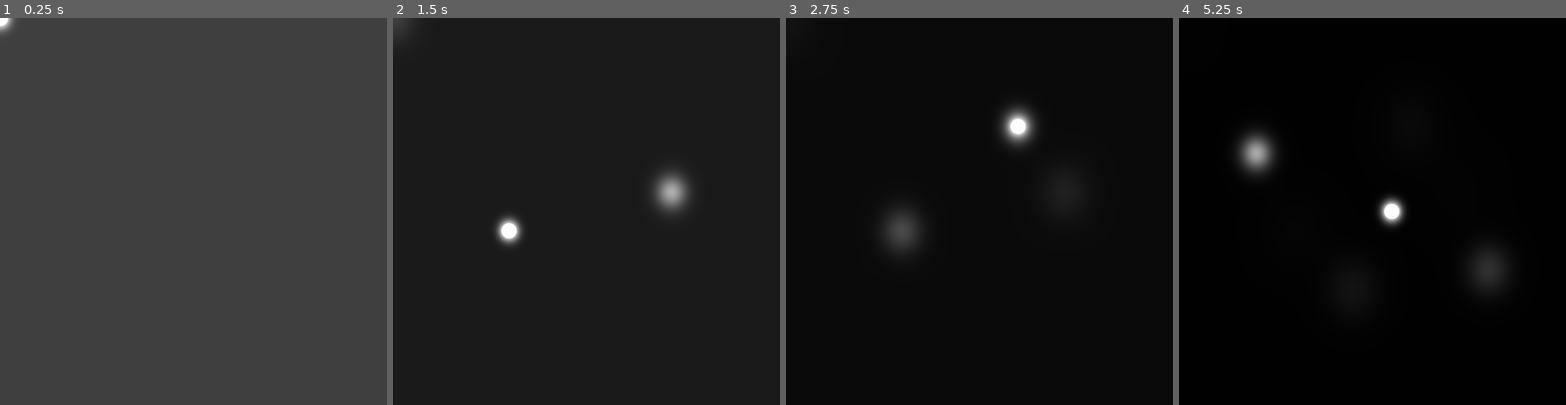
Above: before the commit, frames 1-4 (left to right).
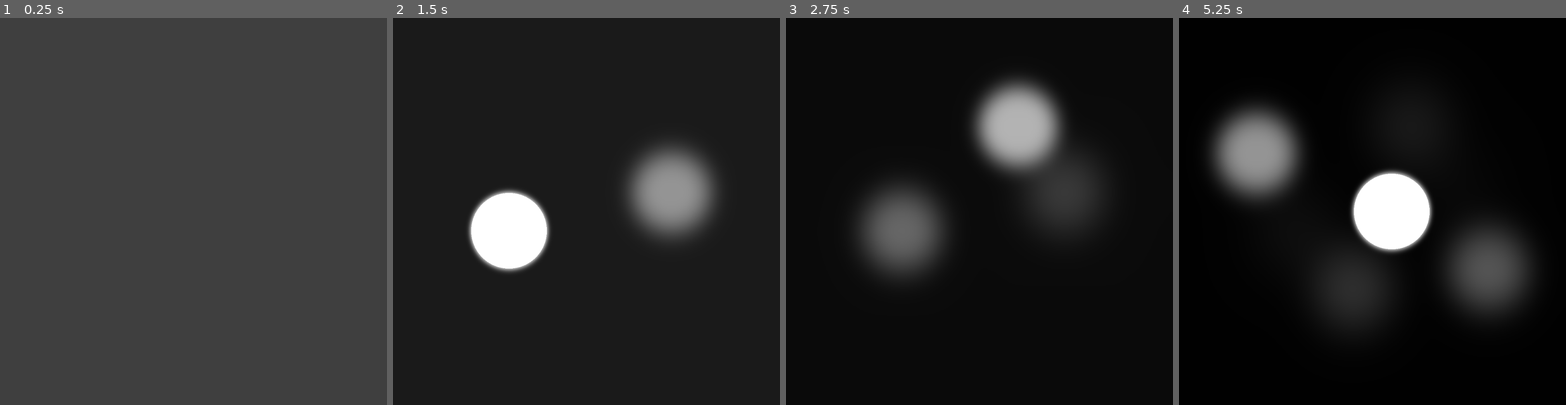
Above: after the commit, the same moments.

Repository: notapixelstudio/simulation-shader
Game: Godot game, scene res://Main.tscn
Same seed, same stepped clock (60 frames per second), same inputs: the game is played once before the commit and once after it. The engine's default icon, where the game draws it, is replaced by a stand-in: a white triangle on a blue panel in a dark square.
Inputs (mouse positions are in pixels of both pictures, inside the frame that each line leads up to):
- Up to frame 1 (0.25 s): no input
- Up to frame 2 (1.5 s): tap Enter at 0.5 s; move the mouse to (671, 192) at 0.52 s; click (671, 192) at 0.67 s; move the mouse to (509, 230) at 1.27 s; click (509, 230) at 1.42 s
- Up to frame 3 (2.75 s): move the mouse to (1018, 126) at 2.02 s; click (1018, 126) at 2.17 s
- Up to frame 4 (5.25 s): move the mouse to (1353, 288) at 2.77 s; click (1353, 288) at 2.92 s; move the mouse to (1488, 269) at 3.52 s; click (1488, 269) at 3.67 s; move the mouse to (1256, 153) at 4.27 s; click (1256, 153) at 4.42 s; move the mouse to (1391, 211) at 5.02 s; click (1391, 211) at 5.17 s

The runs differ from the first frame. In frame 1, 0.1% of the frame differs, in the area x 0-4%, y 0-5%; in frame 2, 8.1%; in frame 3, 11%; in frame 4, 14%, in the area x 7-92%, y 22-77%.

Commit message:
click to draw

Diff:
--- a/Main.gd
+++ b/Main.gd
@@ -16,3 +16,7 @@
 
 func _process(delta):
 	inner_rect.material.set_shader_param("draw_pos", get_local_mouse_position())
+
+func _input(event):
+	if event is InputEventMouseButton:
+		inner_rect.material.set_shader_param("draw", event.pressed)
--- a/Main.tscn
+++ b/Main.tscn
@@ -9,14 +9,17 @@
 uniform float width = 200.0;
 uniform float height = 200.0;
 uniform vec2 draw_pos = vec2(0.0,0.0);
-uniform float point_radius = 20.0;
+uniform bool draw = false;
+uniform float point_radius = 100.0;
 uniform float blur = 2.0;
 
 void fragment(){
 	vec2 pos = vec2(draw_pos.x/width, draw_pos.y/height);
 	COLOR = 0.99*textureLod(SCREEN_TEXTURE, SCREEN_UV, blur);
-	vec3 new = vec3(step(distance(UV, pos), point_radius/width));
-	COLOR = max(vec4(new,1.0), COLOR);
+	if(draw) {
+		vec3 new = vec3(step(distance(UV, pos), point_radius/width));
+		COLOR = max(vec4(new,1.0), COLOR);
+	}
 }"
 
 [sub_resource type="ShaderMaterial" id=2]
@@ -24,7 +27,8 @@
 shader_param/width = 200.0
 shader_param/height = 200.0
 shader_param/draw_pos = Vector2( 0, 0 )
-shader_param/point_radius = 20.0
+shader_param/draw = false
+shader_param/point_radius = 100.0
 shader_param/blur = 2.0
 
 [node name="Main" type="Control"]
